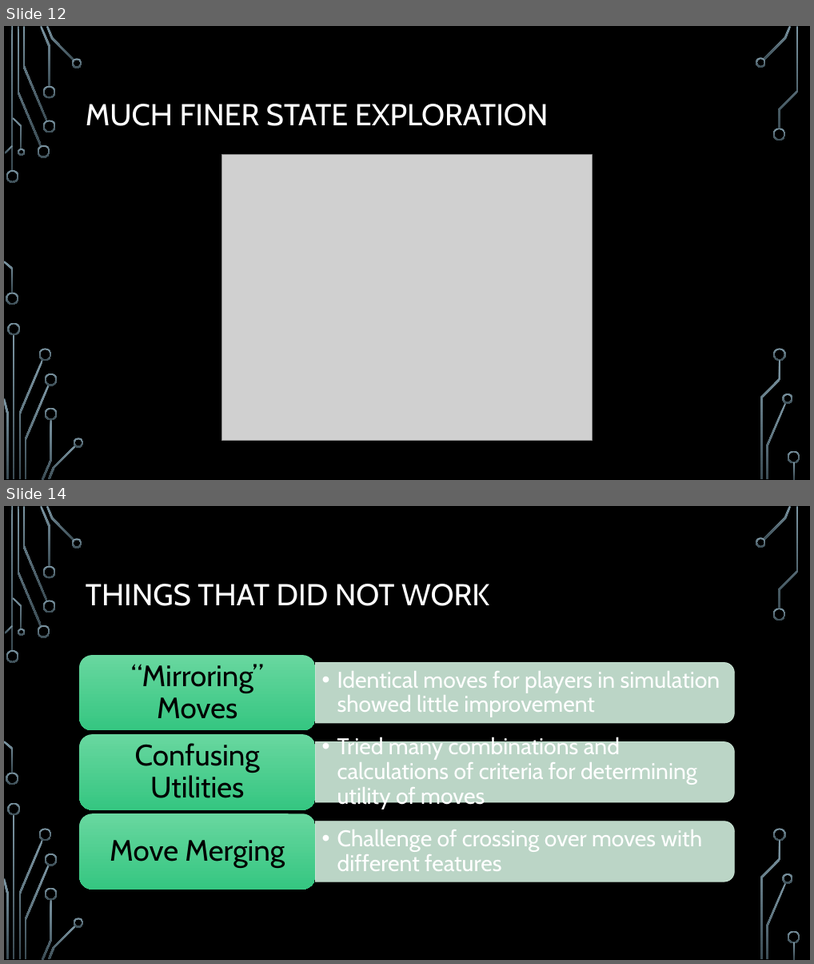
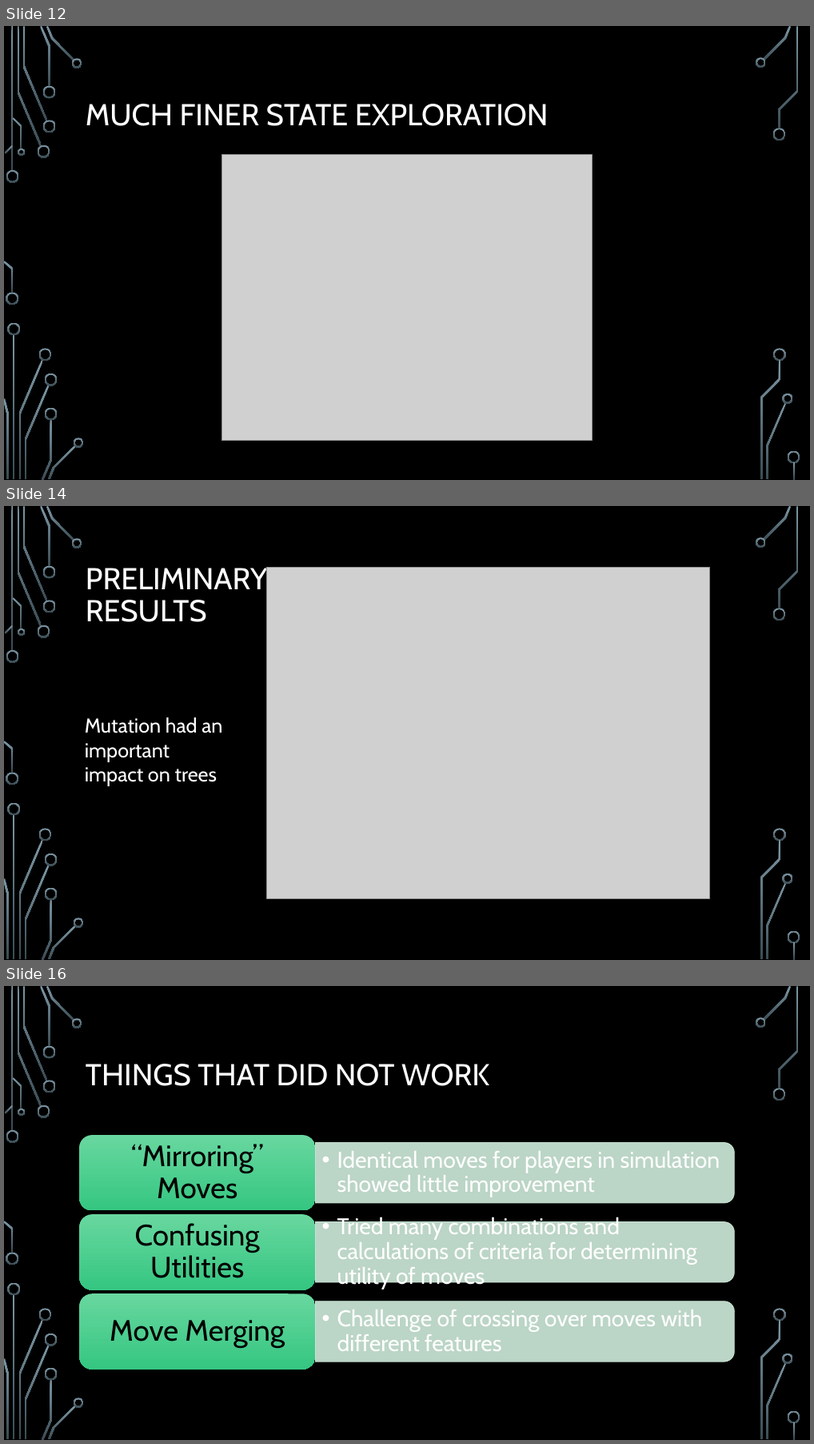
Before and after one commit to acbart/attribute-learning-system, a slide deck: presentation/Attribute Learning System Presentation.pptx. Shown one above the other, each under a label of ours: slides 12 and 14 before the commit, slides 12, 14 and 16 after it; the slides between them are not shown. The pictures are 814x964 and 814x1444 pixels, drawn with LibreOffice and Linux fonts; fonts in the diff are those of the drawing; grey boxes stand for pictures; background and template pictures are left out. Boxes give left, top, right and bottom in pixels: in the first picture for what was removed or moved away, otherwise in the second. Text is boxed around its words. In the diff, an @@ line names an element or a change of style, - is before the commit and + after.

Commit message:
Added preliminary results to PP

```diff
--- a/presentation/Attribute Learning System Presentation.pptx
+++ b/presentation/Attribute Learning System Presentation.pptx
@@ slide 14 added at [4, 506, 810, 960], background picture (left out); not listed: 36 template elements that a slide beside it also shows @@
@@ title added at [86, 567, 268, 622], 36 pt, text #FFFFFF @@
+PRELIMINARY
+RESULTS
@@ picture added at [267, 568, 710, 899] @@
@@ text added at [85, 717, 222, 786], 24 pt, text #FFFFFF @@
+Mutation had an important impact on trees
@@ what was slide 14 is now slide 16 @@
```
Also in this commit, not shown: 2 other slides added, 1 slide removed.
